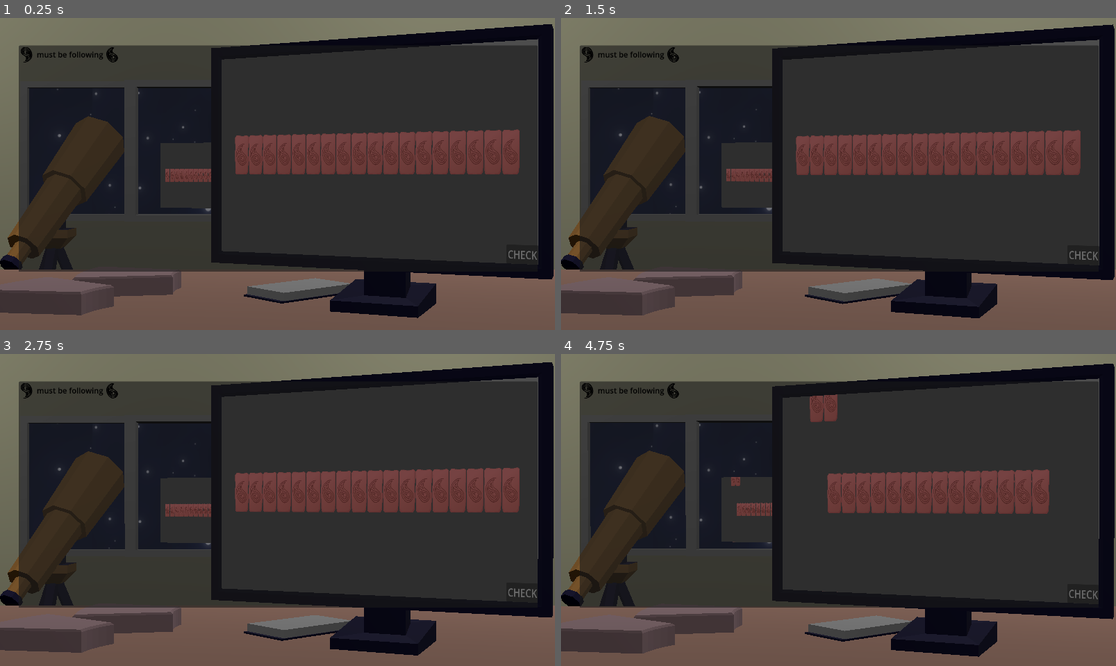
Above: before the commit, frames 1-4 (two rows, left to right).
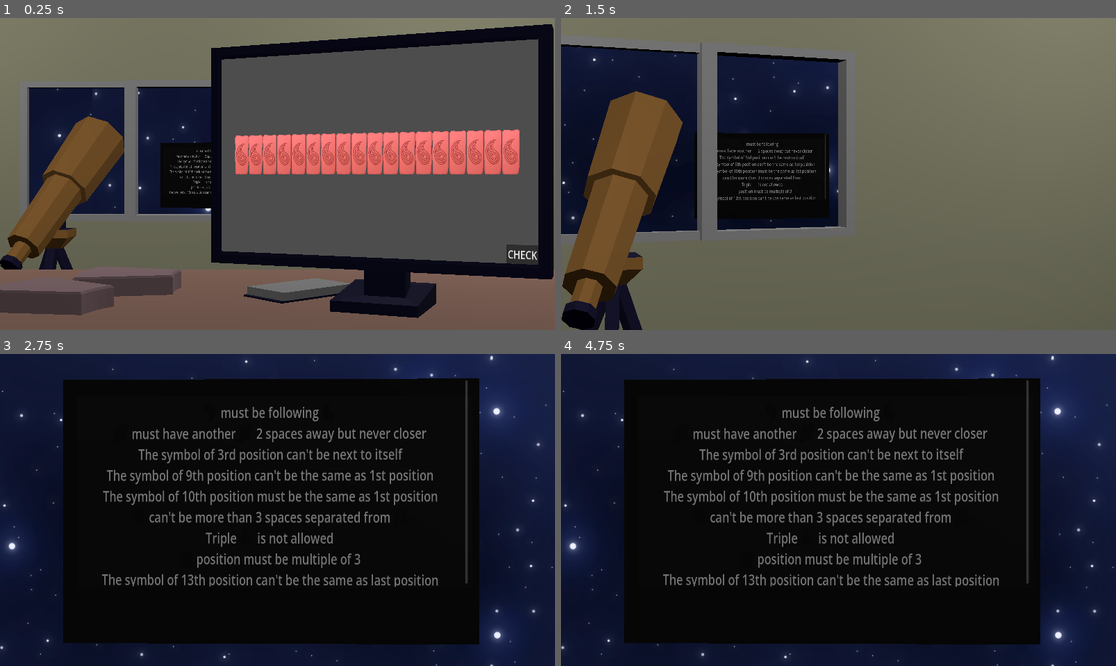
Above: after the commit, the same moments.

Repository: Wendfrey/minijam_210_astral
Game: Godot game, scene res://Scenes/Nivel.tscn
The game is run twice, just before and just after one commit, with the same random seed, the same clock (stepped at 60 frames per second) and the same inputs. This scene is started directly instead of the project's main scene.
Inputs (mouse positions are in pixels of both pictures, inside the frame that each line leads up to):
- Up to frame 1 (0.25 s): no input
- Up to frame 2 (1.5 s): click (677, 149) at 0.5 s; click (677, 149) at 1.27 s
- Up to frame 3 (2.75 s): click (116, 485) at 2.02 s
- Up to frame 4 (4.75 s): tap Enter at 2.75 s; move the mouse to (960, 494) at 2.77 s; tap P at 2.85, 4.35 s; click (960, 494) at 2.92 s; drag from (727, 525) to (810, 572) at 3.52 s; move the mouse to (894, 441) at 4.27 s; click (894, 441) at 4.42 s

The runs differ from the first frame. In frame 1, 55% of the frame differs, in the area x 3-97%, y 8-82%; in frame 2, 77%; in frame 3, 90%, in the area x 0-100%, y 0-100%; in frame 4, 90%.

Commit message:
added rules panel "ugly"

Diff:
--- a/minijam-210-astral/Scenes/Nivel.tscn
+++ b/minijam-210-astral/Scenes/Nivel.tscn
@@ -152,19 +152,26 @@
 &"idle": SubResource("Animation_c7umo")
 }
 
+[sub_resource type="ViewportTexture" id="ViewportTexture_mr7q5"]
+viewport_path = NodePath("Screen/SubViewport")
+
+[sub_resource type="StandardMaterial3D" id="StandardMaterial3D_hyk74"]
+resource_local_to_scene = true
+albedo_texture = SubResource("ViewportTexture_mr7q5")
+
 [node name="Nivel" type="Node3D" unique_id=402974667]
 process_mode = 3
 
 [node name="level" parent="." unique_id=1305496534 instance=ExtResource("3_pvqg1")]
 
-[node name="Light" parent="level" index="0" unique_id=1610710960]
+[node name="Light" parent="level" index="0" unique_id=97452105]
 light_energy = 1.0
 
-[node name="Camera" parent="level" index="1" unique_id=1537428218]
+[node name="Camera" parent="level" index="1" unique_id=1006251203]
 transform = Transform3D(-1.6292068e-07, -4.3711385e-08, -1, -3.552714e-15, 1, -4.3711385e-08, 1, -3.5687747e-15, -1.6292068e-07, -3.9988952, 0.6294259, 0.029661193)
 far = 4000.0
 
-[node name="Screen" type="Node3D" parent="level/Monitor/MonitorScreen" parent_id_path=PackedInt32Array(1305496534, 834958671) index="0" unique_id=1009633693]
+[node name="Screen" type="Node3D" parent="level/Monitor/MonitorScreen" parent_id_path=PackedInt32Array(1305496534, 38191811) index="0" unique_id=1009633693]
 transform = Transform3D(0, -4.3711396e-10, -0.010000002, -0.010000002, -4.371139e-10, 0, -4.371139e-10, 0.010000001, -4.371139e-10, -0.004, 0, 0)
 script = ExtResource("1_cxw1l")
 
@@ -190,10 +197,10 @@
 transform = Transform3D(1, 0, 2.9802322e-08, 0, 1, 0, -2.9802322e-08, 0, 1, -5.2910764e-08, 0, 0.0018463049)
 shape = SubResource("BoxShape3D_neig4")
 
-[node name="Light_001" parent="level" index="9" unique_id=1480958580]
+[node name="Light_001" parent="level" index="9" unique_id=313259915]
 light_energy = 1.0
 
-[node name="Light_002" parent="level" index="11" unique_id=1846087645]
+[node name="Light_002" parent="level" index="11" unique_id=987506577]
 light_energy = 1.0
 
 [node name="CanvasLayer" type="CanvasLayer" parent="." unique_id=1477955772 node_paths=PackedStringArray("CameraAnimation")]
@@ -228,44 +235,61 @@
 transform = Transform3D(-0.25881904, 0, -0.9659258, 0, 1, 0, 0.9659258, 0, -0.25881904, 6.5, 0.6, -0.9)
 script = ExtResource("1_cxw1l")
 
-[node name="Control" type="Control" parent="Screen" unique_id=1148574723]
-layout_mode = 3
-anchors_preset = 0
-offset_right = 40.0
-offset_bottom = 40.0
-
-[node name="CanvasLayer" type="CanvasLayer" parent="Screen/Control" unique_id=1041322602]
-
-[node name="ItemList" type="ItemList" parent="Screen/Control/CanvasLayer" unique_id=108426466]
-anchors_preset = 15
-anchor_right = 1.0
-anchor_bottom = 1.0
-offset_left = 39.0
-offset_top = 57.0
-offset_right = -36.0
-offset_bottom = -120.0
-grow_horizontal = 2
-grow_vertical = 2
-
-[node name="RichTextLabel" type="RichTextLabel" parent="Screen/Control/CanvasLayer/ItemList" unique_id=2031018883]
-layout_mode = 0
-offset_left = 1.0
-offset_top = 3.0
-offset_right = 1078.0
-offset_bottom = 56.0
-bbcode_enabled = true
-text = "[color=BLACK][img width=32]res://assets/img/TinyIconB.png[/img] must be following [img width=32]res://assets/img/TinyIconA.png[/img]"
-
 [node name="SubViewport" type="SubViewport" parent="Screen" unique_id=841216985]
+transparent_bg = true
 physics_object_picking = true
 gui_embed_subwindows = true
 size = Vector2i(1280, 620)
 render_target_update_mode = 4
 
+[node name="Control" type="Control" parent="Screen/SubViewport" unique_id=1148574723]
+layout_mode = 3
+anchors_preset = 15
+anchor_right = 1.0
+anchor_bottom = 1.0
+offset_bottom = 1.0
+grow_horizontal = 2
+grow_vertical = 2
+
+[node name="CanvasLayer" type="CanvasLayer" parent="Screen/SubViewport/Control" unique_id=1041322602]
+
+[node name="Panel" type="Panel" parent="Screen/SubViewport/Control/CanvasLayer" unique_id=1936220604]
+anchors_preset = 15
+anchor_right = 1.0
+anchor_bottom = 1.0
+offset_left = 43.0
+offset_top = 40.0
+offset_right = -21.0
+offset_bottom = -131.0
+grow_horizontal = 2
+grow_vertical = 2
+
+[node name="RichTextLabel" type="RichTextLabel" parent="Screen/SubViewport/Control/CanvasLayer" unique_id=2031018883]
+anchors_preset = 15
+anchor_right = 1.0
+anchor_bottom = 1.0
+offset_left = 40.0
+offset_top = 4.0
+offset_right = -35.0
+offset_bottom = -134.0
+grow_horizontal = 2
+grow_vertical = 2
+bbcode_enabled = true
+text = "[center][font_size=35]
+[img width=45]res://assets/img/TinyIconB.png[/img] must be following [img width=45]res://assets/img/TinyIconA.png[/img]
+[img width=45]res://assets/img/TinyIconC.png[/img] must have another [img width=45]res://assets/img/TinyIconC.png[/img] 2 spaces away but never closer
+The symbol of 3rd position can't be next to itself
+The symbol of 9th position can't be the same as 1st position
+The symbol of 10th position must be the same as 1st position
+[img width=45]res://assets/img/TinyIconD.png[/img] can't be more than 3 spaces separated from [img width=45]res://assets/img/TinyIconC.png[/img]
+Triple [img width=45]res://assets/img/TinyIconA.png[/img] is not allowed
+[img width=45]res://assets/img/TinyIconE.png[/img] position must be multiple of 3
+The symbol of 13th position can't be the same as last position"
+
 [node name="Quad" type="MeshInstance3D" parent="Screen" unique_id=602470980]
 transform = Transform3D(1, 0, 0, 0, 1, 0, 0, 0, 1, 0, 0, 0.045)
 mesh = SubResource("QuadMesh_neig4")
-surface_material_override/0 = SubResource("StandardMaterial3D_cxw1l")
+surface_material_override/0 = SubResource("StandardMaterial3D_hyk74")
 
 [node name="Area3D" type="Area3D" parent="Screen/Quad" unique_id=1903732416]
 collision_layer = 2
Not shown: 1 places in minijam-210-astral/Scenes/Nivel.tscn that only renumber resources
